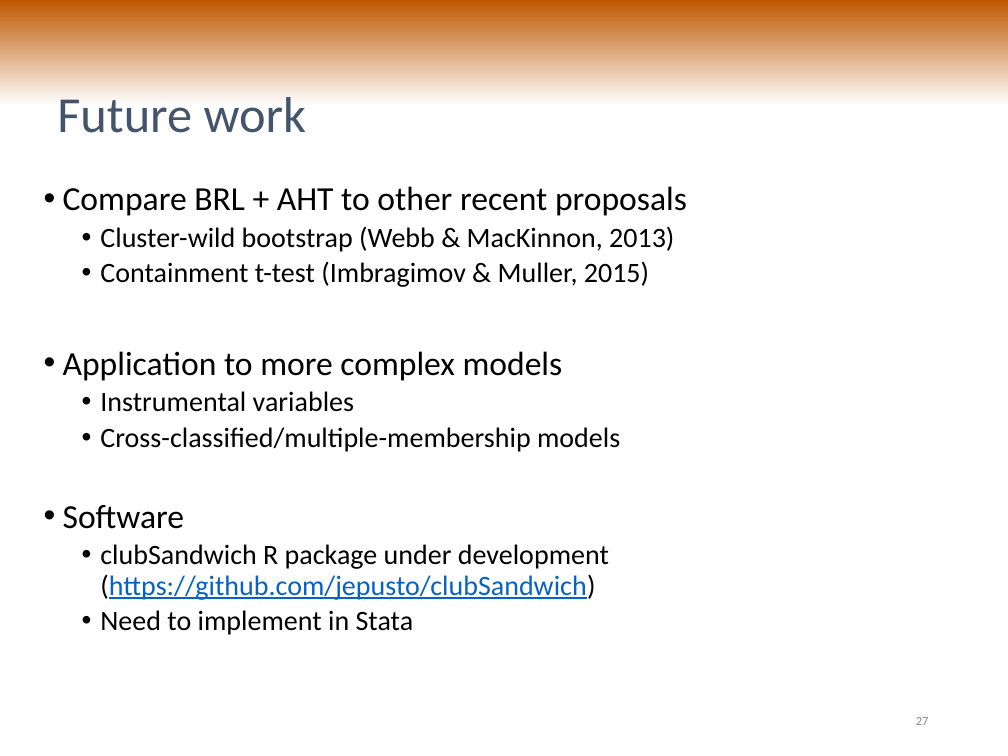
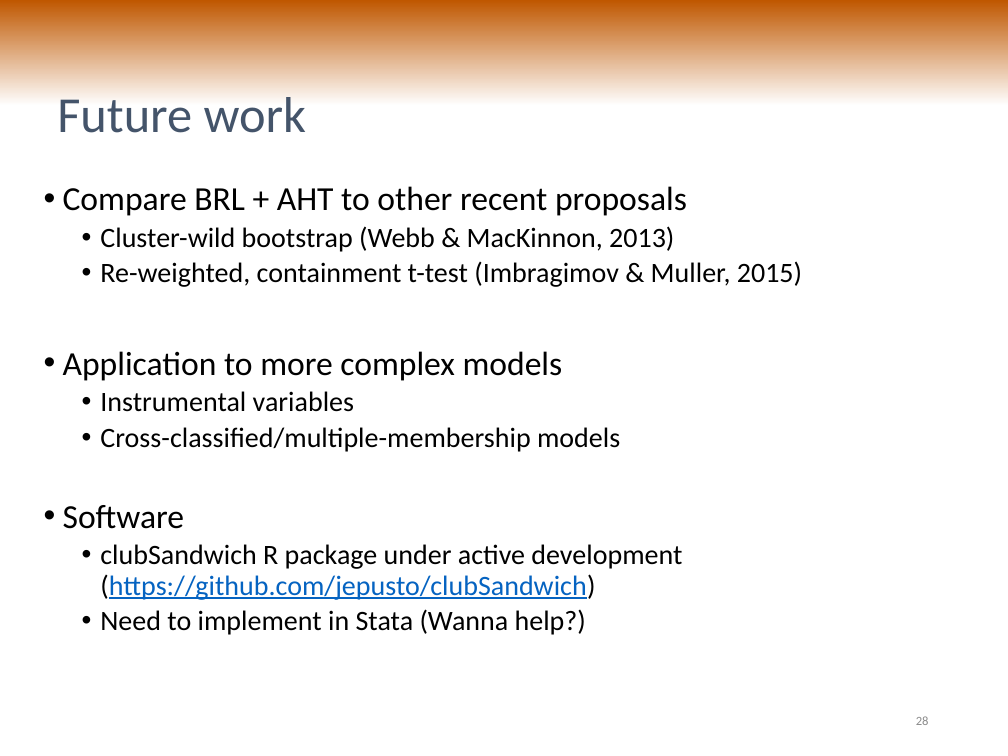
Before and after one commit to jepusto/clubSandwich, a slide deck: slide 28 of paper_ClusterRobustTesting/PRC_talk_20160218.pptx (slide 27 before the commit). Drawn at 1008x756 pixels with LibreOffice and Linux fonts; fonts in the diff are those of the drawing. Boxes give left, top, right and bottom in pixels: in the first picture for what was removed or moved away, otherwise in the second. Text is boxed around its words. In the diff, an @@ line names an element or a change of style, - is before the commit and + after.

```diff
--- a/paper_ClusterRobustTesting/PRC_talk_20160218.pptx
+++ b/paper_ClusterRobustTesting/PRC_talk_20160218.pptx
@@ text at [100,261,802,287]: text changed @@
-  • Containment t-test (Imbragimov & Muller, 2015)
+  • Re-weighted, containment t-test (Imbragimov & Muller, 2015)
@@ text at [100,544,682,635]: text changed @@
-  • clubSandwich R package under development (https://github.com/jepusto/clubSandwich)
-  • Need to implement in Stata
+  • clubSandwich R package under active development (https://github.com/jepusto/clubSandwich)
+  • Need to implement in Stata (Wanna help?)
@@ page number at [916,716,929,725]: text changed @@
-27
+28
```
Also in this commit, not shown: 9 other slides changed, 3 slides added, 2 slides removed, 2 other files.
